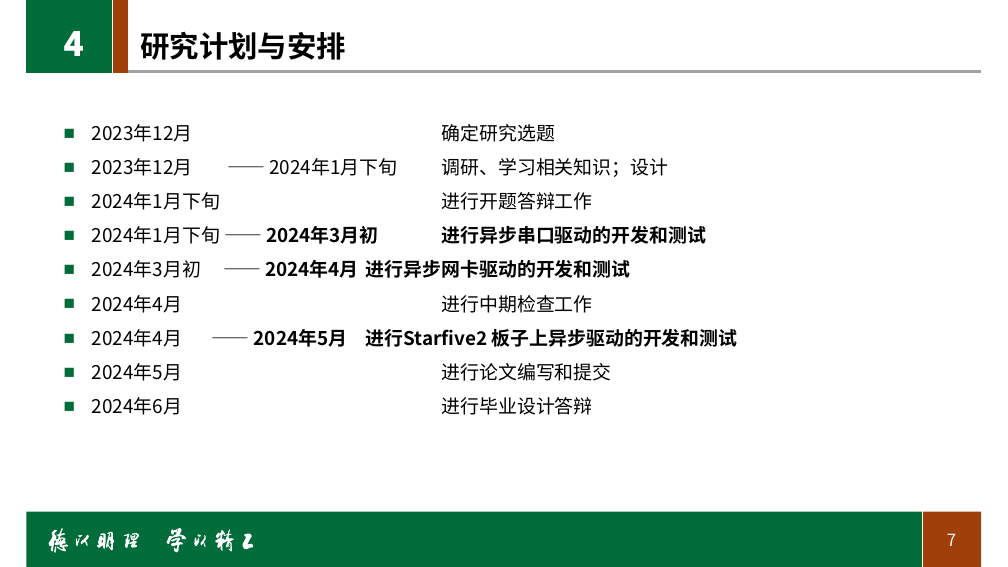
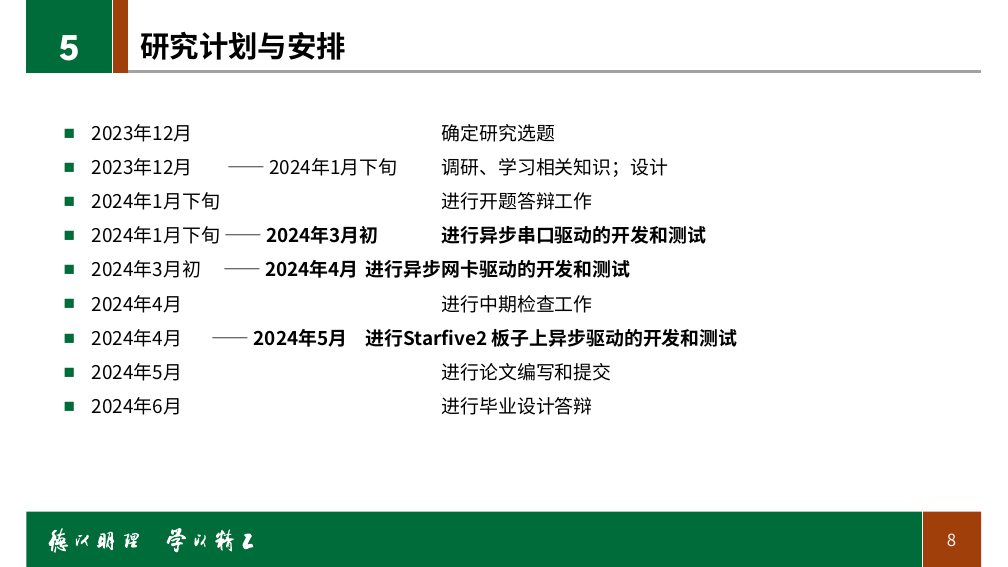
Before and after one commit to BITcyman/Rust-os-learning, a slide deck: slide 8 of report/毕业设计开题报告.pptx (slide 7 before the commit). Drawn at 1008x567 pixels with LibreOffice and Linux fonts; fonts in the diff are those of the drawing; background and template pictures are left out. Boxes give left, top, right and bottom in pixels: in the first picture for what was removed or moved away, otherwise in the second. Text is boxed around its words. In the diff, an @@ line names an element or a change of style, - is before the commit and + after.

```diff
--- a/report/毕业设计开题报告.pptx
+++ b/report/毕业设计开题报告.pptx
@@ text added at (x1=59, y1=35, x2=79, y2=61), 36 pt, text #FFFFFF, bold @@
+5
@@ text removed at (x1=64, y1=31, x2=84, y2=56) @@
-4
@@ page number at (x1=947, y1=533, x2=956, y2=547): text changed @@
-7
+8
```
Also in this commit, not shown: 5 other slides changed, 1 slide added.
